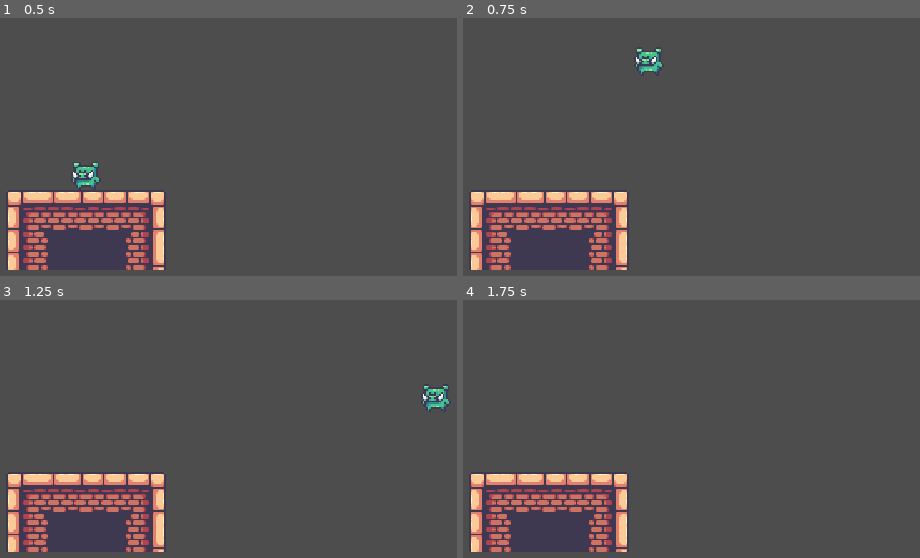
Above: before the commit, frames 1-4 (two rows, left to right).
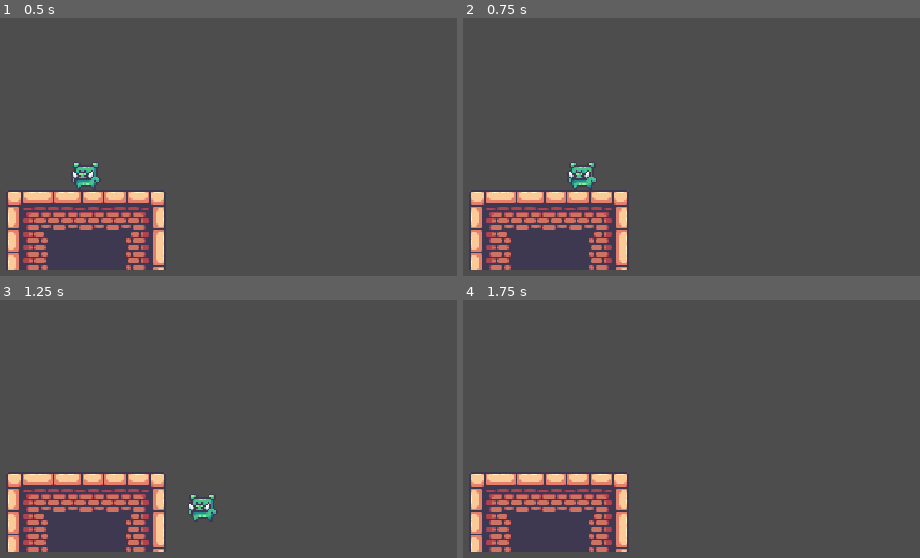
Above: after the commit, the same moments.

Repository: abdul-rehman-d/godot-challenge
Game: Godot game, scene res://main.tscn
The game is run twice, just before and just after one commit, with the same random seed, the same clock (stepped at 60 frames per second) and the same inputs.
Inputs:
- Up to frame 1 (0.5 s): no input
- Up to frame 2 (0.75 s): tap Enter (ui_accept) at 0.5, 0.6 s; hold Right (ui_right) from 0.53 s (still down)
- Up to frame 3 (1.25 s): keep holding Right (ui_right); tap Space (jump, bound only after the commit) at 0.77, 0.8, 1.07 s
- Up to frame 4 (1.75 s): keep holding Right (ui_right); tap Space (jump, bound only after the commit) at 1.35, 1.52 s; tap Enter (ui_accept) at 1.55 s

Frame 1 is identical in both runs. In frame 2, 0.6% of the frame differs, in the area x 23-44%, y 12-66%; in frame 3, 0.6%; in frame 4, nothing differs.

Commit message:
round 3: variable jump and custom input maps

Diff:
--- a/project.godot
+++ b/project.godot
@@ -24,6 +24,31 @@
 window/stretch/mode="canvas_items"
 window/vsync/vsync_mode=0
 
+[input]
+
+jump={
+"deadzone": 0.5,
+"events": [Object(InputEventKey,"resource_local_to_scene":false,"resource_name":"","device":-1,"window_id":0,"alt_pressed":false,"shift_pressed":false,"ctrl_pressed":false,"meta_pressed":false,"pressed":false,"keycode":0,"physical_keycode":32,"key_label":0,"unicode":32,"location":0,"echo":false,"script":null)
+, Object(InputEventJoypadButton,"resource_local_to_scene":false,"resource_name":"","device":-1,"button_index":0,"pressure":0.0,"pressed":true,"script":null)
+]
+}
+left={
+"deadzone": 0.5,
+"events": [Object(InputEventKey,"resource_local_to_scene":false,"resource_name":"","device":-1,"window_id":0,"alt_pressed":false,"shift_pressed":false,"ctrl_pressed":false,"meta_pressed":false,"pressed":false,"keycode":0,"physical_keycode":4194319,"key_label":0,"unicode":0,"location":0,"echo":false,"script":null)
+, Object(InputEventKey,"resource_local_to_scene":false,"resource_name":"","device":-1,"window_id":0,"alt_pressed":false,"shift_pressed":false,"ctrl_pressed":false,"meta_pressed":false,"pressed":false,"keycode":0,"physical_keycode":65,"key_label":0,"unicode":97,"location":0,"echo":false,"script":null)
+, Object(InputEventJoypadMotion,"resource_local_to_scene":false,"resource_name":"","device":-1,"axis":1,"axis_value":-1.0,"script":null)
+, Object(InputEventJoypadButton,"resource_local_to_scene":false,"resource_name":"","device":-1,"button_index":13,"pressure":0.0,"pressed":true,"script":null)
+]
+}
+right={
+"deadzone": 0.5,
+"events": [Object(InputEventKey,"resource_local_to_scene":false,"resource_name":"","device":-1,"window_id":0,"alt_pressed":false,"shift_pressed":false,"ctrl_pressed":false,"meta_pressed":false,"pressed":false,"keycode":0,"physical_keycode":4194321,"key_label":0,"unicode":0,"location":0,"echo":false,"script":null)
+, Object(InputEventKey,"resource_local_to_scene":false,"resource_name":"","device":-1,"window_id":0,"alt_pressed":false,"shift_pressed":false,"ctrl_pressed":false,"meta_pressed":false,"pressed":false,"keycode":0,"physical_keycode":68,"key_label":0,"unicode":100,"location":0,"echo":false,"script":null)
+, Object(InputEventJoypadMotion,"resource_local_to_scene":false,"resource_name":"","device":-1,"axis":0,"axis_value":1.0,"script":null)
+, Object(InputEventJoypadButton,"resource_local_to_scene":false,"resource_name":"","device":-1,"button_index":14,"pressure":0.0,"pressed":true,"script":null)
+]
+}
+
 [rendering]
 
 textures/canvas_textures/default_texture_filter=0
--- a/scenes/player/player.gd
+++ b/scenes/player/player.gd
@@ -1,8 +1,9 @@
 extends CharacterBody2D
 
 
-const SPEED = 300.0
-const JUMP_VELOCITY = -400.0
+@export var speed = 100.0
+@export var jump_velocity = 400.0
+@export var short_jump_velocity = 50.0
 
 
 func _physics_process(delta: float) -> void:
@@ -11,15 +12,16 @@
 		velocity += get_gravity() * delta
 
 	# Handle jump.
-	if Input.is_action_just_pressed("ui_accept") and is_on_floor():
-		velocity.y = JUMP_VELOCITY
+	if Input.is_action_just_pressed("jump") and is_on_floor():
+		velocity.y = -jump_velocity
+	if Input.is_action_just_released("jump"):
+		if velocity.y < -short_jump_velocity:
+			velocity.y = -short_jump_velocity
 
-	# Get the input direction and handle the movement/deceleration.
-	# As good practice, you should replace UI actions with custom gameplay actions.
-	var direction := Input.get_axis("ui_left", "ui_right")
+	var direction := Input.get_axis("left", "right")
 	if direction:
-		velocity.x = direction * SPEED
+		velocity.x = direction * speed
 	else:
-		velocity.x = move_toward(velocity.x, 0, SPEED)
+		velocity.x = move_toward(velocity.x, 0, speed)
 
 	move_and_slide()
